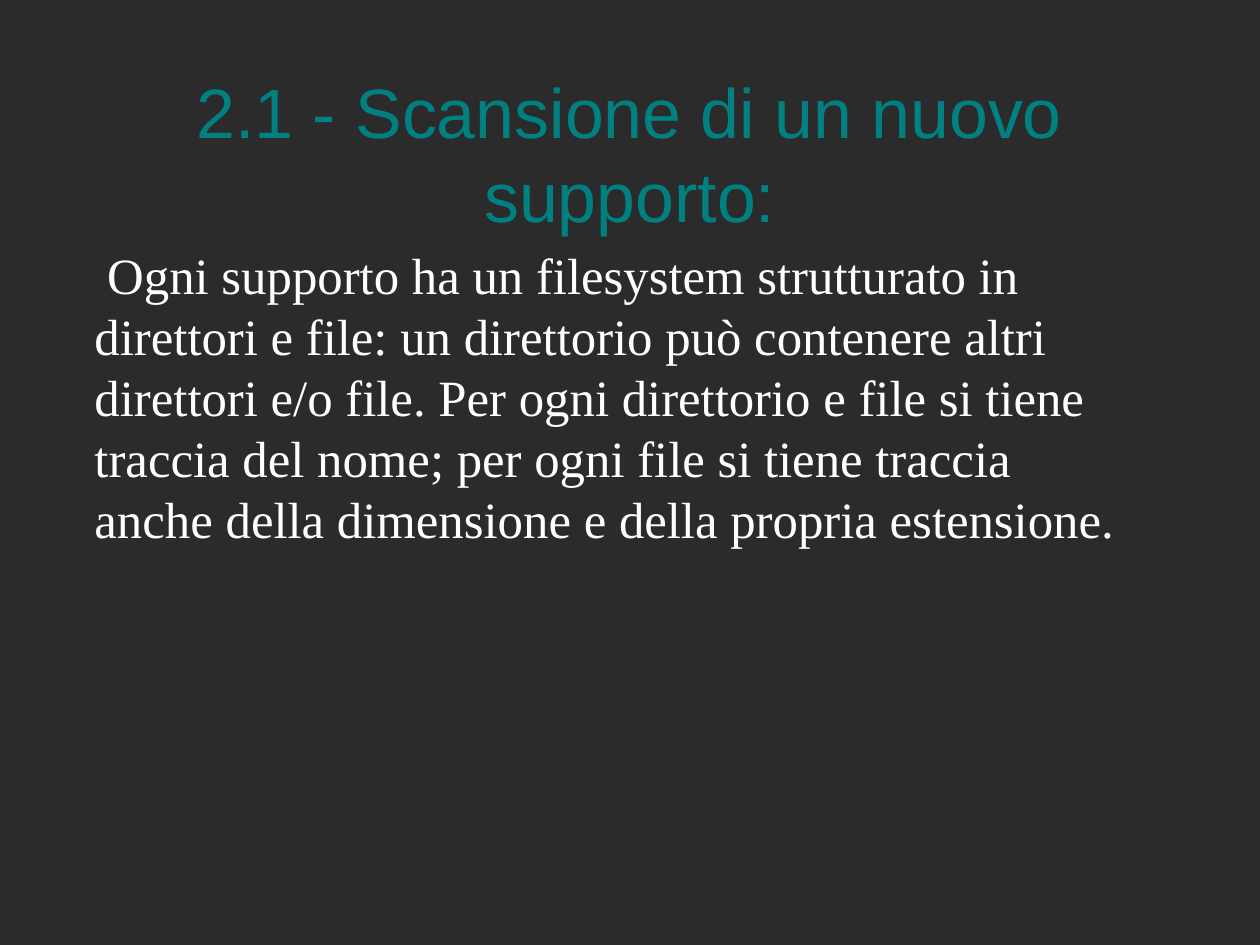
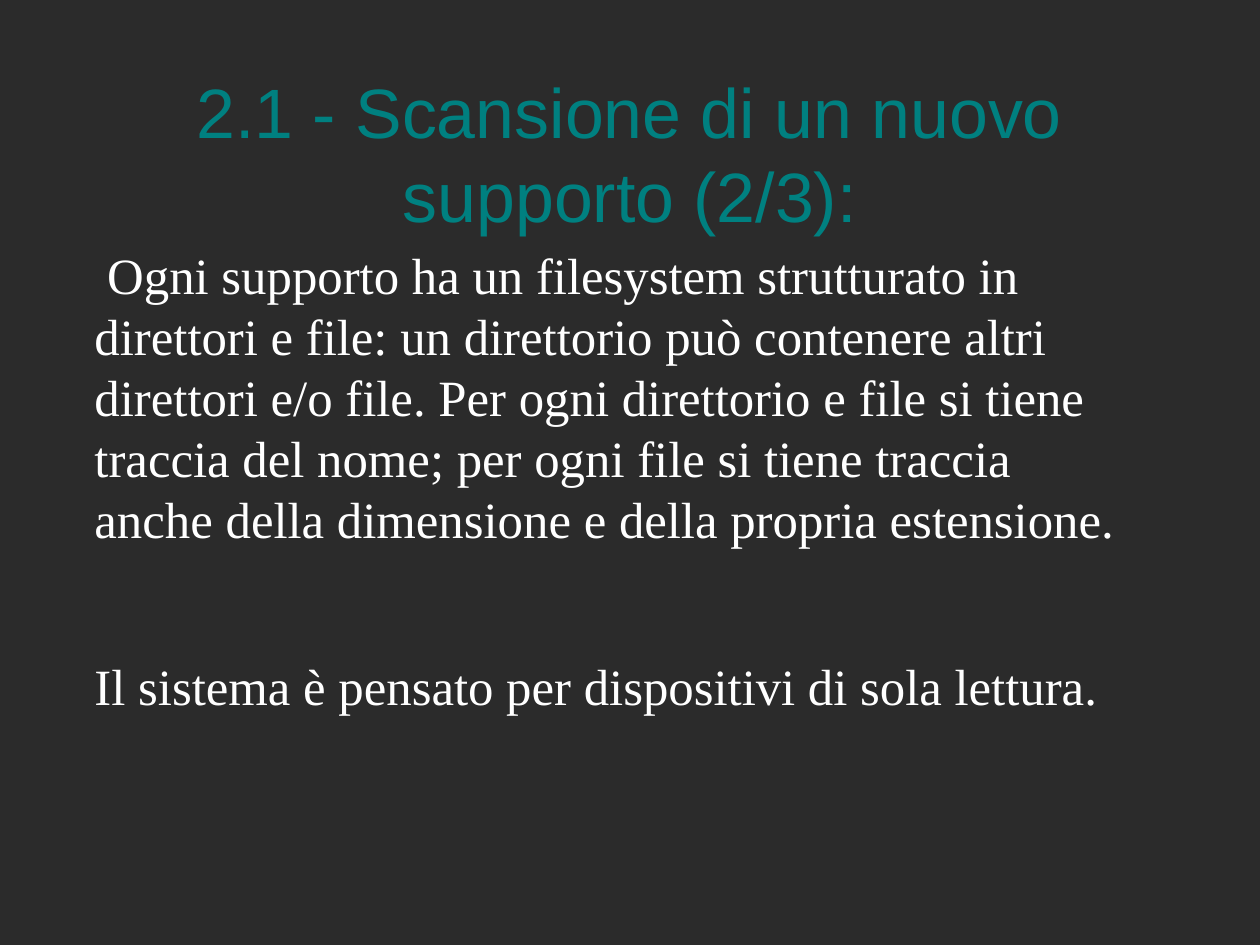
Before and after one commit to Muffo/medialog, a slide deck: slide 7 of presentazione MediaLog.odp. Drawn at 1260x945 pixels with LibreOffice and Linux fonts; fonts in the diff are those of the drawing; background and template pictures are left out; a plain dark background stands for a picture behind light text. Boxes give left, top, right and bottom in pixels: in the first picture for what was removed or moved away, otherwise in the second. Text is boxed around its words. In the diff, an @@ line names an element or a change of style, - is before the commit and + after.

```diff
--- a/presentazione MediaLog.odp
+++ b/presentazione MediaLog.odp
@@ title at bbox=[197, 87, 1062, 235]: text changed @@
-2.1 - Scansione di un nuovo supporto:
+2.1 - Scansione di un nuovo supporto (2/3):
@@ text at bbox=[94, 669, 1097, 715]: paragraph added @@
+Il sistema è pensato per dispositivi di sola lettura.
```
Also in this commit, not shown: 7 other slides changed, 7 slides added.
